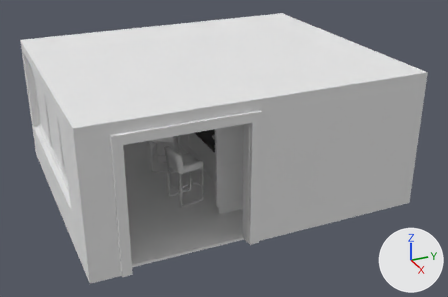
A saved change to the Blender file Assets/models/kitchen.blend.
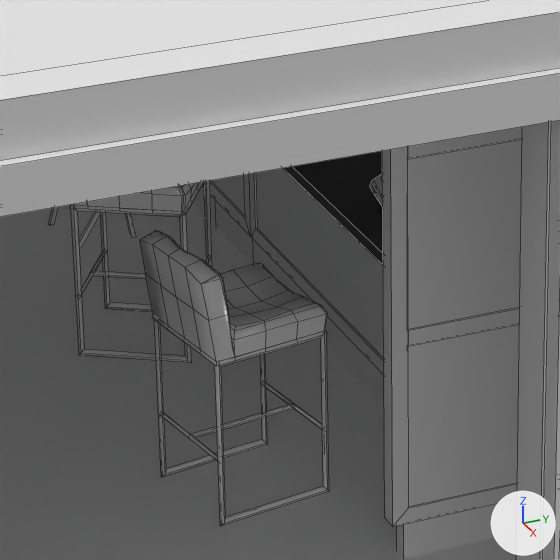
Each version is shown whole from a 50 mm camera at (7.28, -6.88, 6.15) aimed at (-3.37, -2.08, 0.82), then close up on the part from 30% to 56% of the width and 33% to 72% of the height. The axes (+X, +Y, +Z) are drawn at lower right. The lights are the same throughout. The close-ups show mesh edges as thin lines.

The first close-up shows 'Baseboard1.001', 'Baseboard2.001', 'Baseboard2.004', 'Cabinet1.001', 'Cabinet1.005', 'Cabinet2.001', 'Countertop2.001', 'Cube.004', 'Cube.204_Cube.001', 'Cube.204_Cube.024', 'Door', 'Floor', 'Wall'.
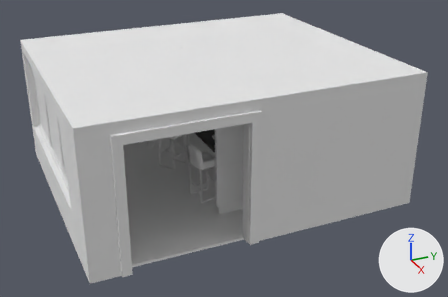
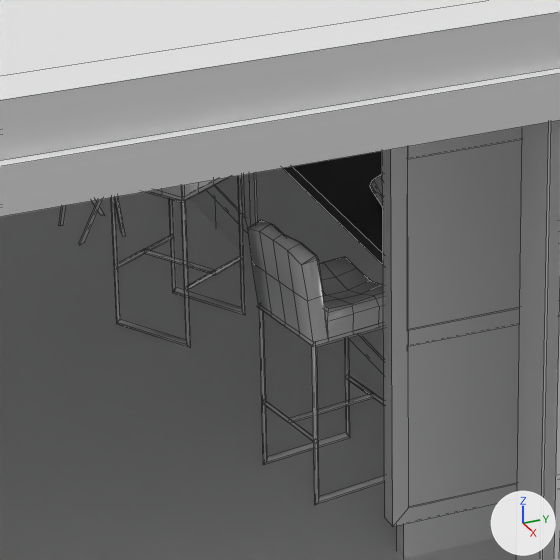
Where the newer file only moved an object's origin or applied its transform, the numbers keep the older frame.

Diff of the bpy script that builds the scene:
```diff
--- a/Assets/models/kitchen.blend.py
+++ b/Assets/models/kitchen.blend.py
@@ ob_cube_204_cube_024 @@
 ob_cube_204_cube_024 = bpy.data.objects.new('Cube.204_Cube.024', me_cube_204_cube_024)
-ob_cube_204_cube_024.location = (-4.535, -3.016, 0.776)
-ob_cube_204_cube_024.rotation_euler = (0.0, 0.0, 1.004)  # degrees (0, 0, 58)
-ob_cube_204_cube_024.scale = (0.91, 0.91, 1.14)
+ob_cube_204_cube_024.location = (-4.629, -2.802, 0.776)
+ob_cube_204_cube_024.rotation_euler = (0.0, 0.0, 0.549)  # degrees (0, 0, 31)
+ob_cube_204_cube_024.scale = (0.761, 0.761, 1.14)
@@ ob_cube_204_cube_001 @@
 ob_cube_204_cube_001 = bpy.data.objects.new('Cube.204_Cube.001', me_cube_204_cube_001)
-ob_cube_204_cube_001.location = (-3.005, -3.12, 0.776)
+ob_cube_204_cube_001.location = (-2.961, -2.732, 0.776)
 ob_cube_204_cube_001.rotation_euler = (0.0, 0.0, 1.734)  # degrees (0, 0, 99)
-ob_cube_204_cube_001.scale = (0.91, 0.91, 1.14)
+ob_cube_204_cube_001.scale = (0.761, 0.761, 1.14)
@@ ob_cube_004 @@
 ob_cube_004.location = (-5.733, -2.845, 0.342)
-ob_cube_004.scale = (0.45, 0.45, 0.45)
+ob_cube_004.scale = (0.342, 0.342, 0.45)
```

What differs and where, as boxes [x1, y1, x2, y2] in the close-ups (560 x 560 px):
'Cube.204_Cube.001', moved, rescaled: before [139, 230, 329, 526]; after [247, 220, 385, 505]
'Cube.204_Cube.024', moved, turned, rescaled: before [70, 181, 212, 363]; after [111, 175, 245, 348]
'Cube.004', rescaled: before [48, 207, 136, 248]; after [59, 197, 125, 245]
